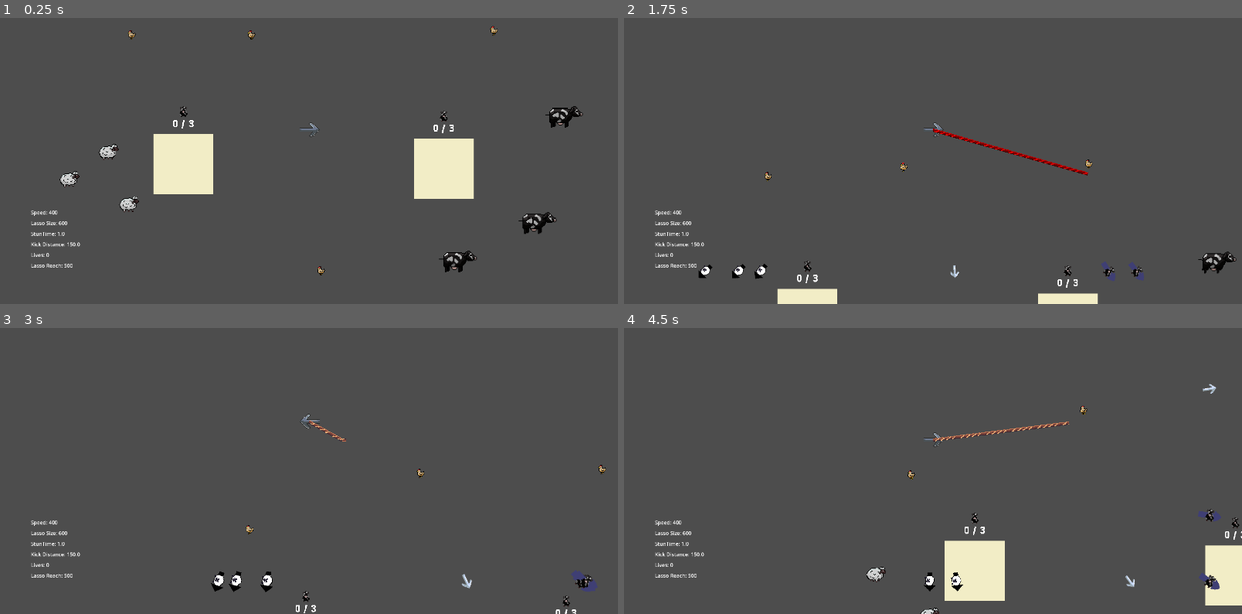
Above: before the commit, frames 1-4 (two rows, left to right).
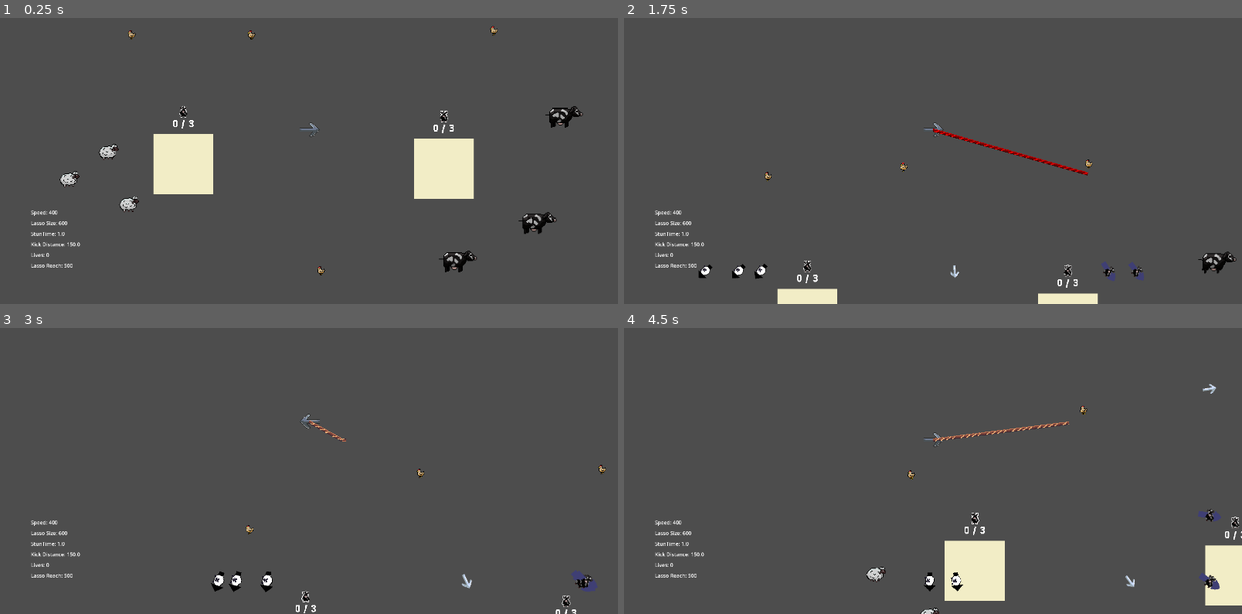
Above: after the commit, the same moments.

Repository: kinghos/GMTK-Game-Jam-2025
Game: Godot game, scene res://scenes/levels/test_level.tscn
Two runs of this game, one before a commit and one after it. Both use one fixed random seed, a clock stepped at 60 frames per second and the inputs below. This scene is started directly instead of the project's main scene.
Inputs (mouse positions are in pixels of both pictures, inside the frame that each line leads up to):
- Up to frame 1 (0.25 s): no input
- Up to frame 2 (1.75 s): move the mouse to (902, 201) at 0.52 s; hold Space (Kick) 0.53-1.28 s; hold Up (Up) from 0.53 s (still down); click (902, 201) at 0.67 s; move the mouse to (1118, 181) at 1.27 s; tap Space (Kick) at 1.35 s
- Up to frame 3 (3 s): move the mouse to (123, 388) at 2.02 s; release Up (Up) at 2.03 s; hold Space (Kick) 2.03-2.78 s; hold Left (Left) from 2.03 s (still down); move the mouse to (339, 439) at 2.77 s; tap Space (Kick) at 2.85 s; click (339, 439) at 2.92 s
- Up to frame 4 (4.5 s): move the mouse to (840, 353) at 3.52 s; release Left (Left) at 3.53 s; hold S (Down) 3.53-4.28 s; hold Space (Kick) 3.53-4.28 s; move the mouse to (1068, 422) at 4.27 s; hold Right (Right) from 4.28 s (still down); tap Space (Kick) at 4.35 s

The runs differ from the first frame. In frame 1, less than 0.1% of the frame differs, in the area x 29-73%, y 30-37%; in frame 2, less than 0.1%; in frame 3, less than 0.1%, in the area x 48-93%, y 91-98%; in frame 4, less than 0.1%.

Commit message:
pen animal icon shader

Diff:
--- a/scenes/pen.tscn
+++ b/scenes/pen.tscn
@@ -1,7 +1,8 @@
-[gd_scene load_steps=6 format=3 uid="uid://di53xit540gqa"]
+[gd_scene load_steps=8 format=3 uid="uid://di53xit540gqa"]
 
 [ext_resource type="Script" uid="uid://bablyi76071k6" path="res://scenes/pen.gd" id="1_ngeja"]
 [ext_resource type="Theme" uid="uid://cqid6eqdw6f54" path="res://scenes/ui/ui.tres" id="2_spjee"]
+[ext_resource type="Shader" uid="uid://cgd35j7ohkq3b" path="res://scenes/pen_animal_icon.gdshader" id="3_xbp3v"]
 
 [sub_resource type="RectangleShape2D" id="RectangleShape2D_lpxs5"]
 size = Vector2(166, 166)
@@ -11,6 +12,11 @@
 
 [sub_resource type="CircleShape2D" id="CircleShape2D_lpxs5"]
 radius = 315.078
+
+[sub_resource type="ShaderMaterial" id="ShaderMaterial_j676a"]
+shader = ExtResource("3_xbp3v")
+shader_parameter/line_color = Color(1, 1, 1, 1)
+shader_parameter/width = 0.5
 
 [node name="Pen" type="Node2D" groups=["Pens"]]
 z_index = -1
@@ -87,6 +93,7 @@
 horizontal_alignment = 1
 
 [node name="AnimalIcon" type="Sprite2D" parent="."]
+material = SubResource("ShaderMaterial_j676a")
 position = Vector2(0, -162)
 scale = Vector2(2, 2)
 
--- /dev/null
+++ b/scenes/pen_animal_icon.gdshader
@@ -0,0 +1,67 @@
+shader_type canvas_item;
+
+uniform vec4 line_color : source_color = vec4(1.0); // Color of the outline
+uniform float width : hint_range(0, 10) = 0.0; // Width of the outline
+
+
+// Offsets to check neighboring pixels for the outline
+const vec2 OFFSETS[8] = vec2[](
+    vec2(-1, -1), vec2(-1, 0), vec2(-1, 1),
+    vec2(0, -1), vec2(0, 1),
+    vec2(1, -1), vec2(1, 0), vec2(1, 1)
+);
+
+void vertex() {
+    // Add margin to the original sprite vertices based on the outline width
+    // This scales up the sprite, which will be scaled down later in the fragment() function
+    VERTEX += (UV * 2.0 - 1.0) * width;
+}
+
+void fragment() {
+    // Sample the color from the original texture
+    vec4 color = texture(TEXTURE, UV);
+
+    if (width > 0.0) {
+        // Calculate the real texture size from the texture pixel size
+        vec2 real_texture_size = 1.0 / TEXTURE_PIXEL_SIZE;
+
+        // Calculate the size of the texture with the added margin for the outline
+        vec2 added_margin_texture_pixel_size = 1.0 / (real_texture_size + (width * 2.0));
+
+        // Calculate the width in texture coordinates
+        vec2 width_size = added_margin_texture_pixel_size * width;
+
+        // Shift the UV coordinates to account for the added margin
+        vec2 shifted_uv = UV - width_size;
+
+        // Calculate the ratio to scale down the UV coordinates to the original size
+        vec2 ratio = TEXTURE_PIXEL_SIZE / added_margin_texture_pixel_size;
+        vec2 scaled_shifted_uv = shifted_uv * ratio;
+
+        // Sample the original texture with the adjusted UV to scale it back to the original size
+        vec4 original_color = texture(TEXTURE, scaled_shifted_uv);
+
+        // Check if the adjusted UV coordinates are outside the bounds of the texture
+        if (scaled_shifted_uv.x < 0.0 || scaled_shifted_uv.x > 1.0 || scaled_shifted_uv.y < 0.0 || scaled_shifted_uv.y > 1.0) {
+            original_color.a = 0.0; // Set alpha to 0 to remove artifacts outside the sprite boundary
+        }
+
+        // Initialize the outline alpha value
+        float outline = 0.0;
+
+        // Sum the alpha values of the neighboring pixels to create the outline
+        for (int i = 0; i < 8; i++) {
+            outline += texture(TEXTURE, scaled_shifted_uv + OFFSETS[i] * width_size).a;
+
+        }
+
+        // Clamp the outline value to a maximum of 1.0
+        outline = min(outline, 1.0);
+
+        // Mix the original color with the outline color based on the outline alpha value
+        color = mix(original_color, line_color, outline - original_color.a);
+    }
+
+    // Set the final color of the fragment
+    COLOR = color;
+}
Not shown, added: scenes/pen_animal_icon.gdshader.uid
